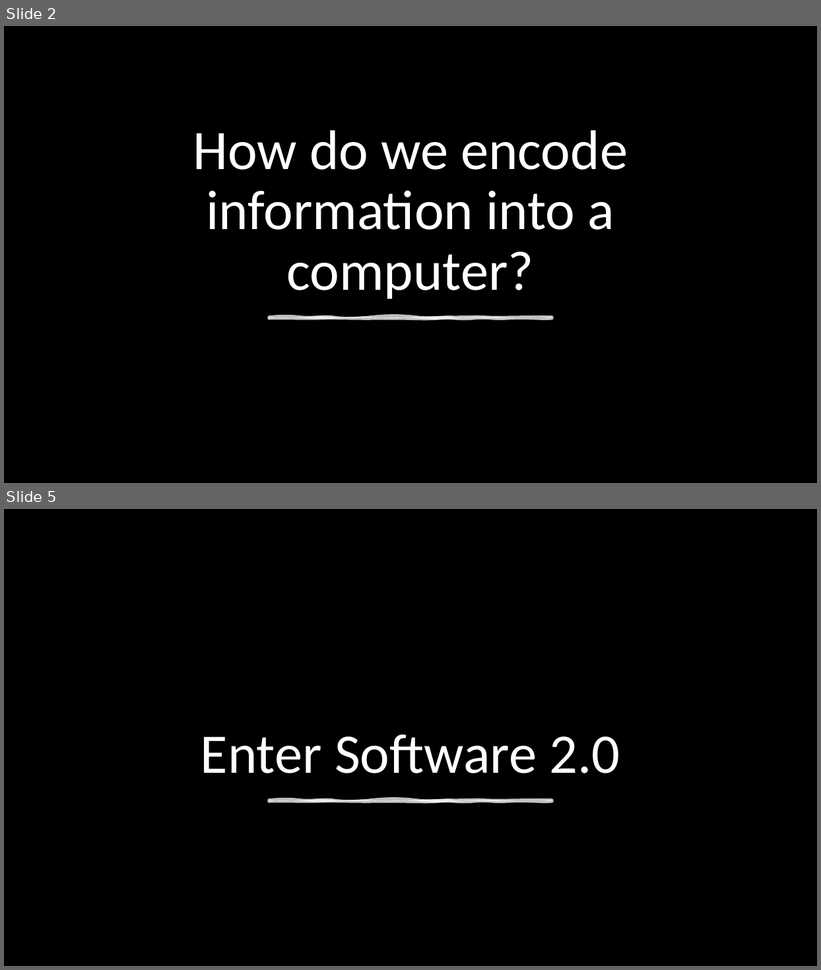
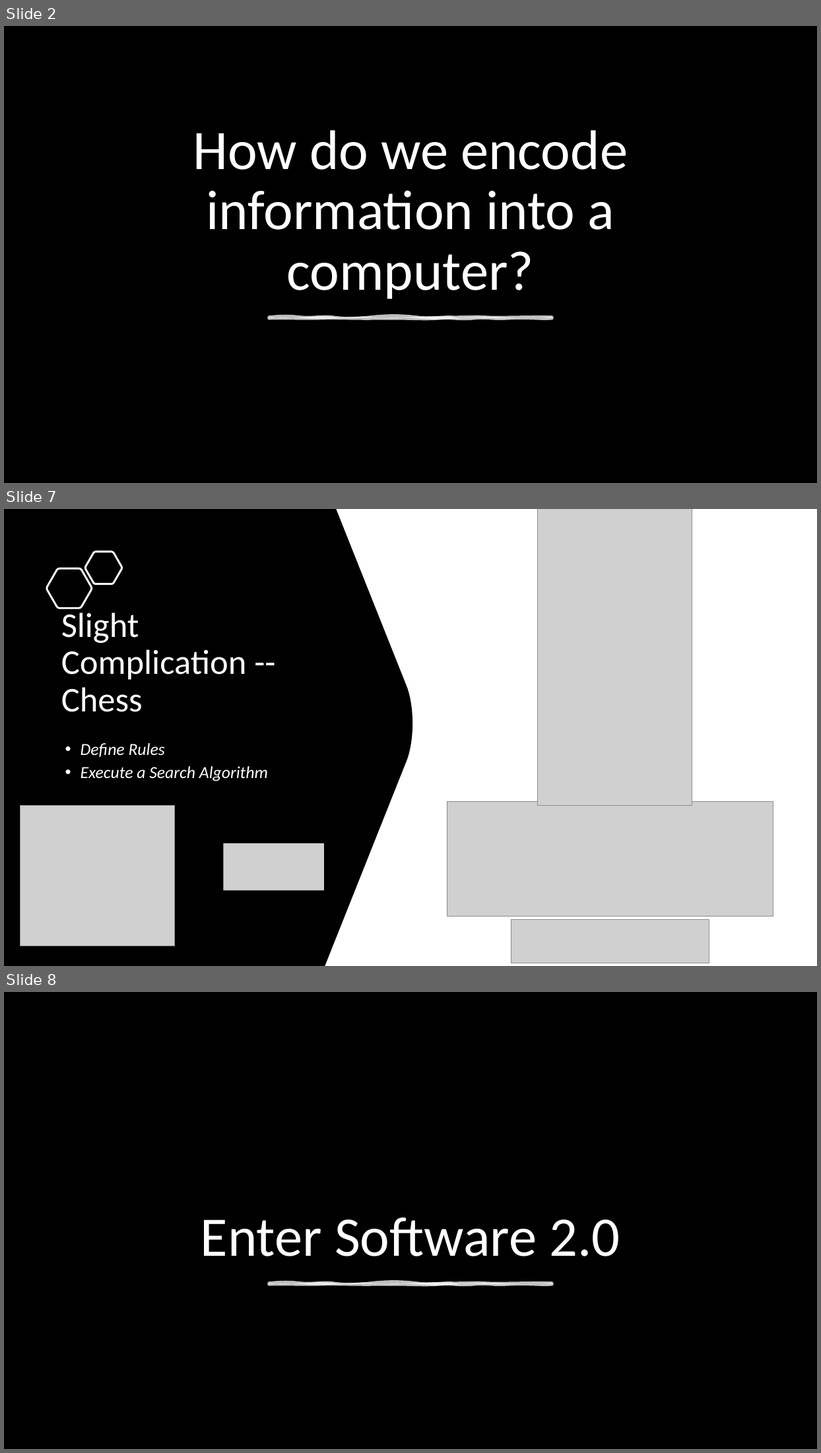
Before and after one commit to natitaw/my-books, a slide deck: presentation/Presentation1.pptx. Shown one above the other, each under a label of ours: slides 2 and 5 before the commit, slides 2, 7 and 8 after it; the slides between them are not shown. The pictures are 821x970 and 821x1453 pixels, drawn with LibreOffice and Linux fonts; fonts in the diff are those of the drawing; grey boxes stand for pictures; background and template pictures are left out. Boxes give left, top, right and bottom in pixels: in the first picture for what was removed or moved away, otherwise in the second. Text is boxed around its words. In the diff, an @@ line names an element or a change of style, - is before the commit and + after.

```diff
--- a/presentation/Presentation1.pptx
+++ b/presentation/Presentation1.pptx
@@ slide 7 added at (x1=4, y1=509, x2=817, y2=966), background #FFFFFF @@
@@ freeform shape added at (x1=4, y1=509, x2=413, y2=966), fill #000000 @@
@@ picture added at (x1=538, y1=509, x2=692, y2=806) @@
@@ freeform shape added at (x1=85, y1=552, x2=121, y2=584), outline #FFFFFF 2.25 pt @@
@@ freeform shape added at (x1=47, y1=569, x2=92, y2=609), outline #FFFFFF 2.25 pt @@
@@ title added at (x1=61, y1=608, x2=247, y2=712), 41 pt, text #FFFFFF @@
+Slight Complication -- Chess
@@ text added at (x1=81, y1=743, x2=268, y2=782), 20 pt, text #FFFFFF, italic @@
+• Define Rules
+• Execute a Search Algorithm
@@ picture added at (x1=20, y1=805, x2=176, y2=947) @@
@@ picture added at (x1=448, y1=802, x2=773, y2=916) @@
@@ picture added at (x1=224, y1=844, x2=324, y2=891) @@
@@ picture added at (x1=512, y1=920, x2=710, y2=964) @@
@@ what was slide 5 is now slide 8 @@
```
Also in this commit, not shown: 4 slides changed, 6 other slides added.
